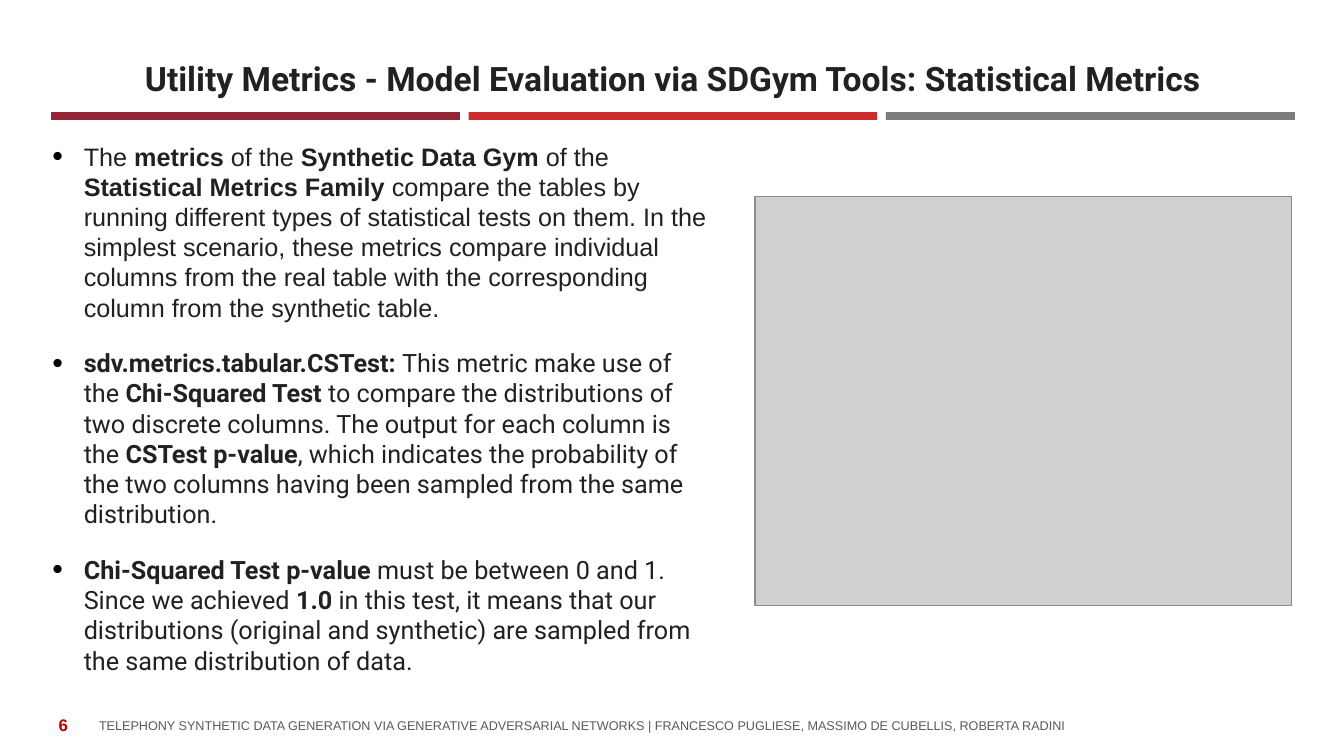
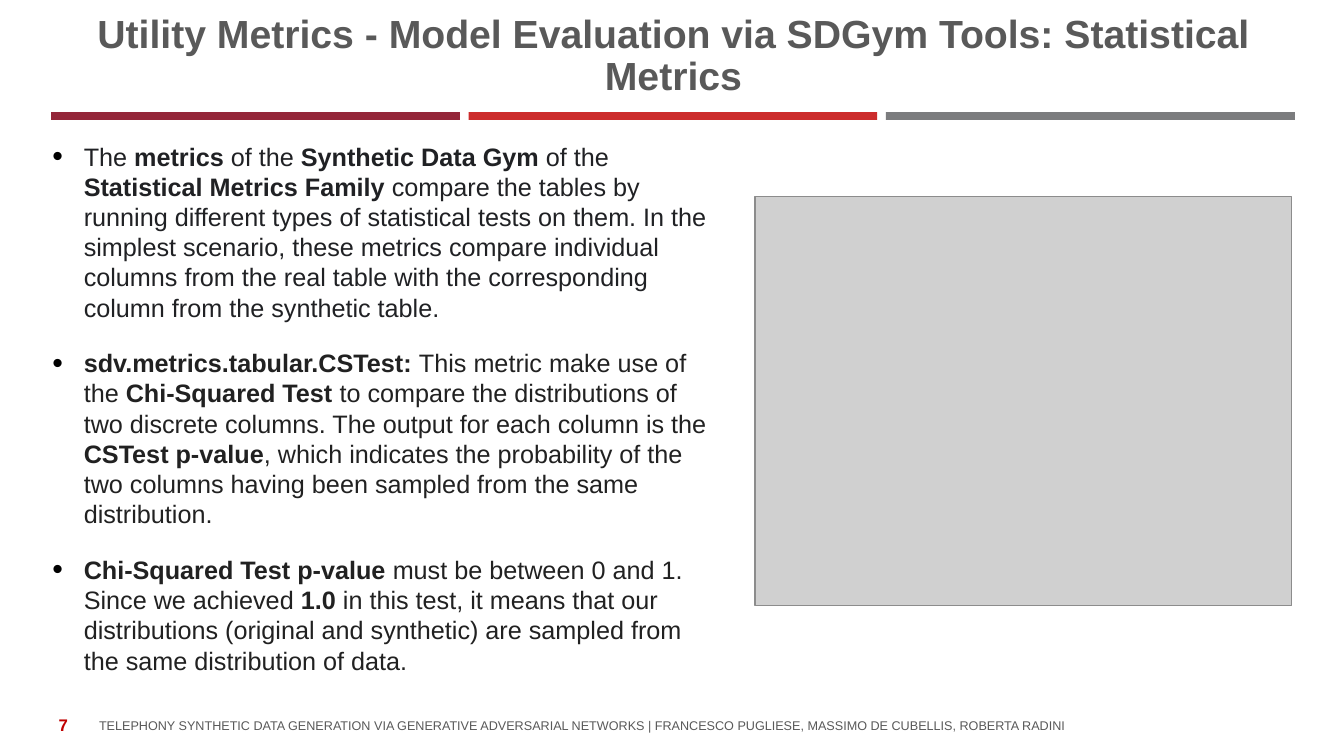
Before and after one commit to istat-methodology/Synthetic_Data, a slide deck: slide 7 of Presentations/Telephony Synthetic Data Generation via GANs.pptx (slide 6 before the commit). Drawn at 1344x756 pixels with LibreOffice and Linux fonts; fonts in the diff are those of the drawing; grey boxes stand for pictures; background and template pictures are left out. Boxes give left, top, right and bottom in pixels: in the first picture for what was removed or moved away, otherwise in the second. Text is boxed around its words. In the diff, an @@ line names an element or a change of style, - is before the commit and + after.

```diff
--- a/Presentations/Telephony Synthetic Data Generation via GANs.pptx
+++ b/Presentations/Telephony Synthetic Data Generation via GANs.pptx
@@ title "Utility Metrics - Model Evaluation ...": place and size @@
-title "Utility Metrics - Model Evaluation ..." at bbox=[145, 65, 1200, 98]
+title "Utility Metrics - Model Evaluation ..." at bbox=[97, 19, 1249, 91]
@@ title "Utility Metrics - Model Evaluation ..." at bbox=[97, 19, 1249, 91]: size 24 to 28 pt, font Roboto to Arial, text colour #212121 to #595959 @@
@@ text at bbox=[84, 353, 706, 671]: font Roboto to Arial in "sdv.metrics.tabular.CSTest: This metric make use of the ...", "Chi-Squared Test p-value must be between 0 ..." @@
@@ page number at bbox=[59, 719, 68, 731]: text changed @@
-6
+7
```
Also in this commit, not shown: 6 other slides changed, 2 slides added, 2 other files.
